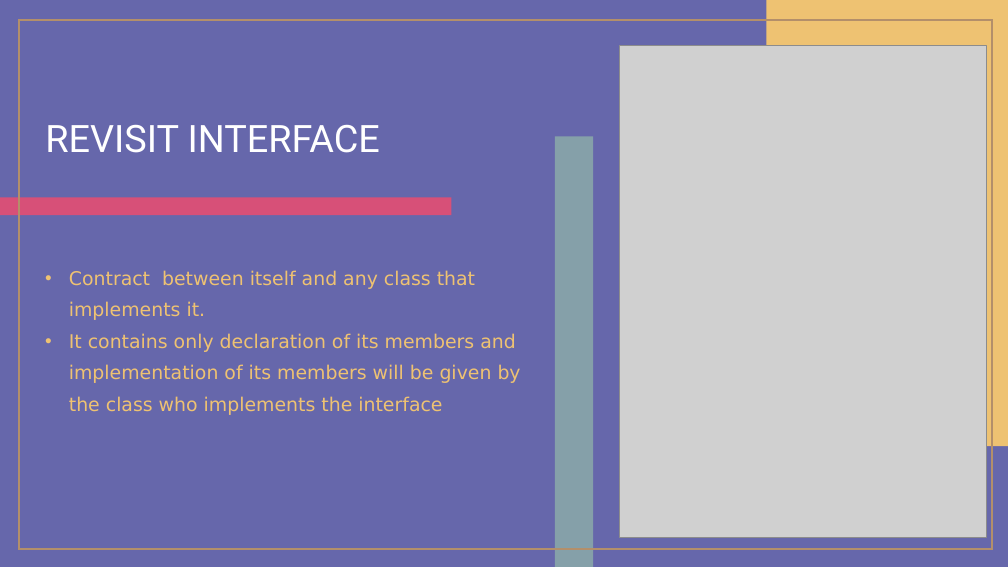
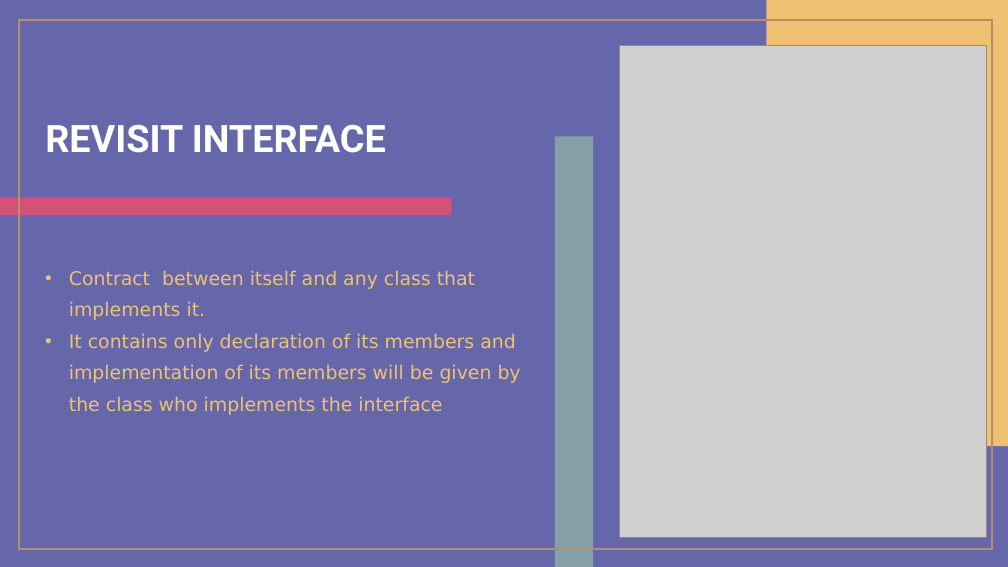
Before and after one commit to jatinrdave/SOLIDPRINCIPLESDEMO, a slide deck: slide 5 of SOLID PRINCIPLES.pptx. Drawn at 1008x567 pixels with LibreOffice and Linux fonts; fonts in the diff are those of the drawing; grey boxes stand for pictures. Boxes give left, top, right and bottom in pixels: in the first picture for what was removed or moved away, otherwise in the second. Text is boxed around its words. In the diff, an @@ line names an element or a change of style, - is before the commit and + after.

```diff
--- a/SOLID PRINCIPLES.pptx
+++ b/SOLID PRINCIPLES.pptx
@@ title "REVISIT INTERFACE" at <box>45,125,386,153</box>: bold on @@
```
Also in this commit, not shown: 10 other slides changed, 8 other files.
